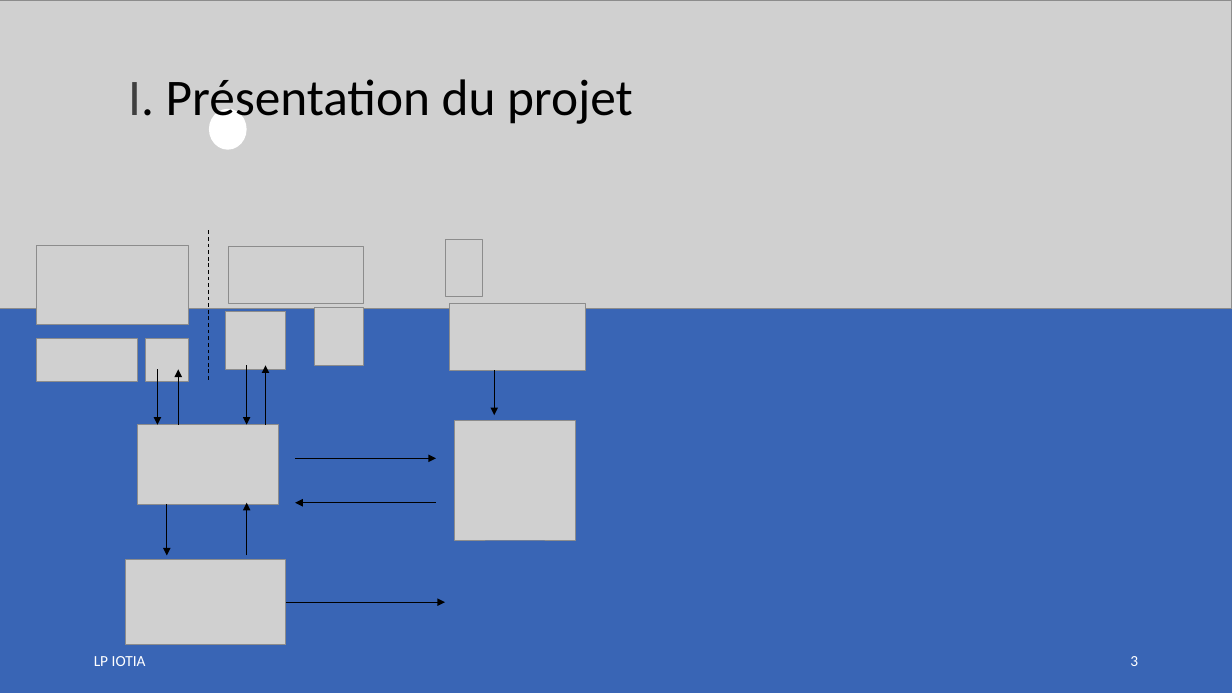
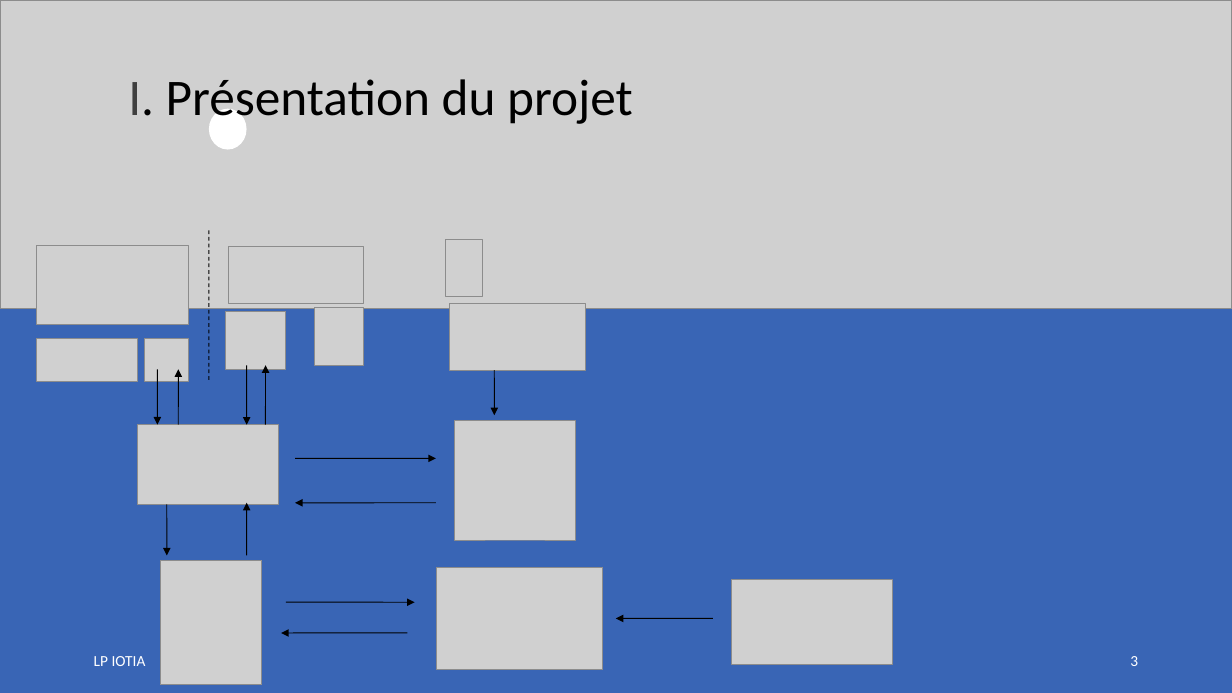
Before and after one commit to LENSAlex/ProjetIotia, a slide deck: slide 3 of Diapo_commun/PresentationCommune.pptx. Drawn at 1232x693 pixels with LibreOffice and Linux fonts; fonts in the diff are those of the drawing; grey boxes stand for pictures. Boxes give left, top, right and bottom in pixels: in the first picture for what was removed or moved away, otherwise in the second. Text is boxed around its words. In the diff, an @@ line names an element or a change of style, - is before the commit and + after.

```diff
--- a/Diapo_commun/PresentationCommune.pptx
+++ b/Diapo_commun/PresentationCommune.pptx
@@ arrow removed from (178, 425) to (178, 370) @@
@@ freeform shape added at (178,370,178,425), outline #000000 0.75 pt @@
@@ arrow removed from (167, 505) to (167, 555) @@
@@ freeform shape added at (167,505,167,555), outline #000000 0.75 pt @@
@@ arrow removed from (436, 503) to (295, 503) @@
@@ freeform shape added at (295,503,435,503), outline #000000 0.75 pt @@
@@ picture added at (160,560,262,685) @@
@@ picture added at (436,567,603,669) @@
@@ picture: place and size @@
-picture at (126,560,287,645)
+picture at (732,580,893,665)
@@ arrow removed from (286, 603) to (445, 603) @@
@@ freeform shape added at (286,603,414,603), outline #000000 0.75 pt @@
@@ freeform shape added at (616,618,713,618), outline #000000 0.75 pt @@
@@ freeform shape added at (281,633,408,633), outline #000000 0.75 pt @@
```
Also in this commit, not shown: 9 other slides changed, 1 slide added.
